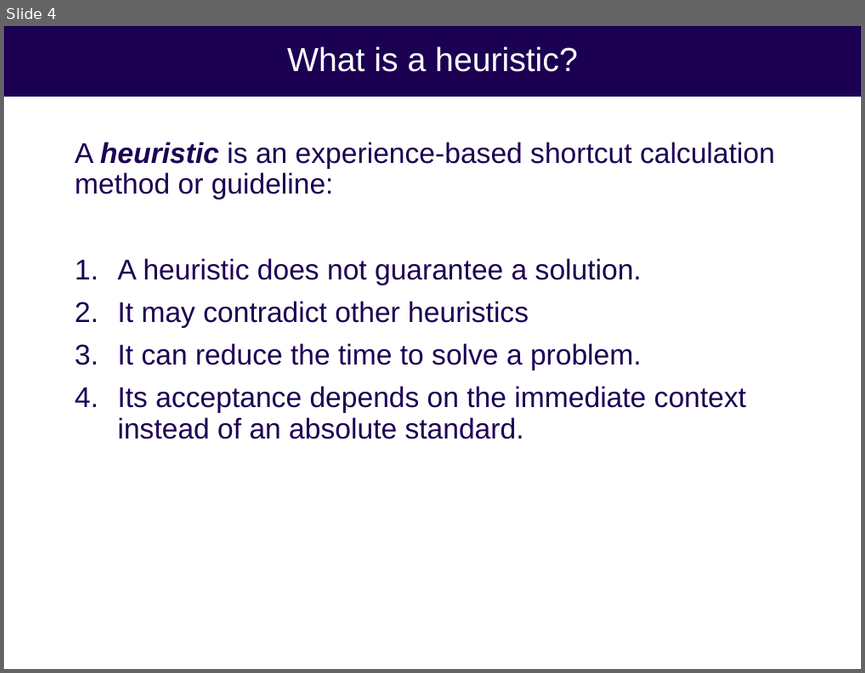
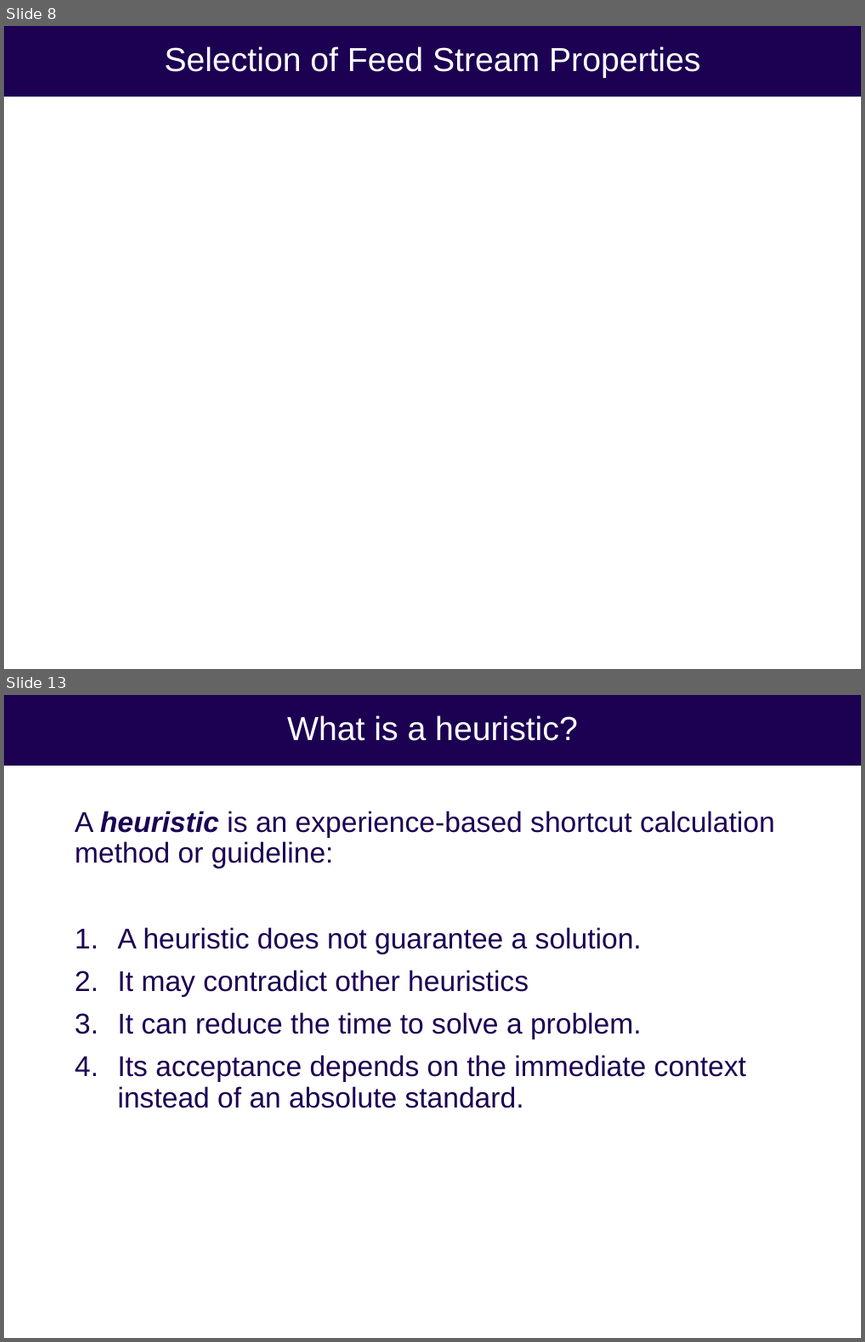
Before and after one commit to uw-cheme485/uw-cheme485.github.io, a slide deck: lectures/L6_Aspen.pptx. Shown one above the other, each under a label of ours: slide 4 before the commit, slides 8 and 13 after it; the slides between them are not shown. The pictures are 865x673 and 865x1342 pixels, drawn with LibreOffice and Linux fonts; fonts in the diff are those of the drawing. Boxes give left, top, right and bottom in pixels: in the first picture for what was removed or moved away, otherwise in the second. Text is boxed around its words. In the diff, an @@ line names an element or a change of style, - is before the commit and + after.

```diff
--- a/lectures/L6_Aspen.pptx
+++ b/lectures/L6_Aspen.pptx
@@ slide 8 added at (4, 26, 861, 669), background #FFFFFF; not listed: 1 template element that a slide beside it also shows @@
@@ title added at (165, 46, 701, 78), 28 pt, text #FFFFFF @@
+Selection of Feed Stream Properties
@@ what was slide 4 is now slide 13 @@
```
Also in this commit, not shown: 2 slides changed, 9 other slides added, 1 slide removed, 3 other files.
